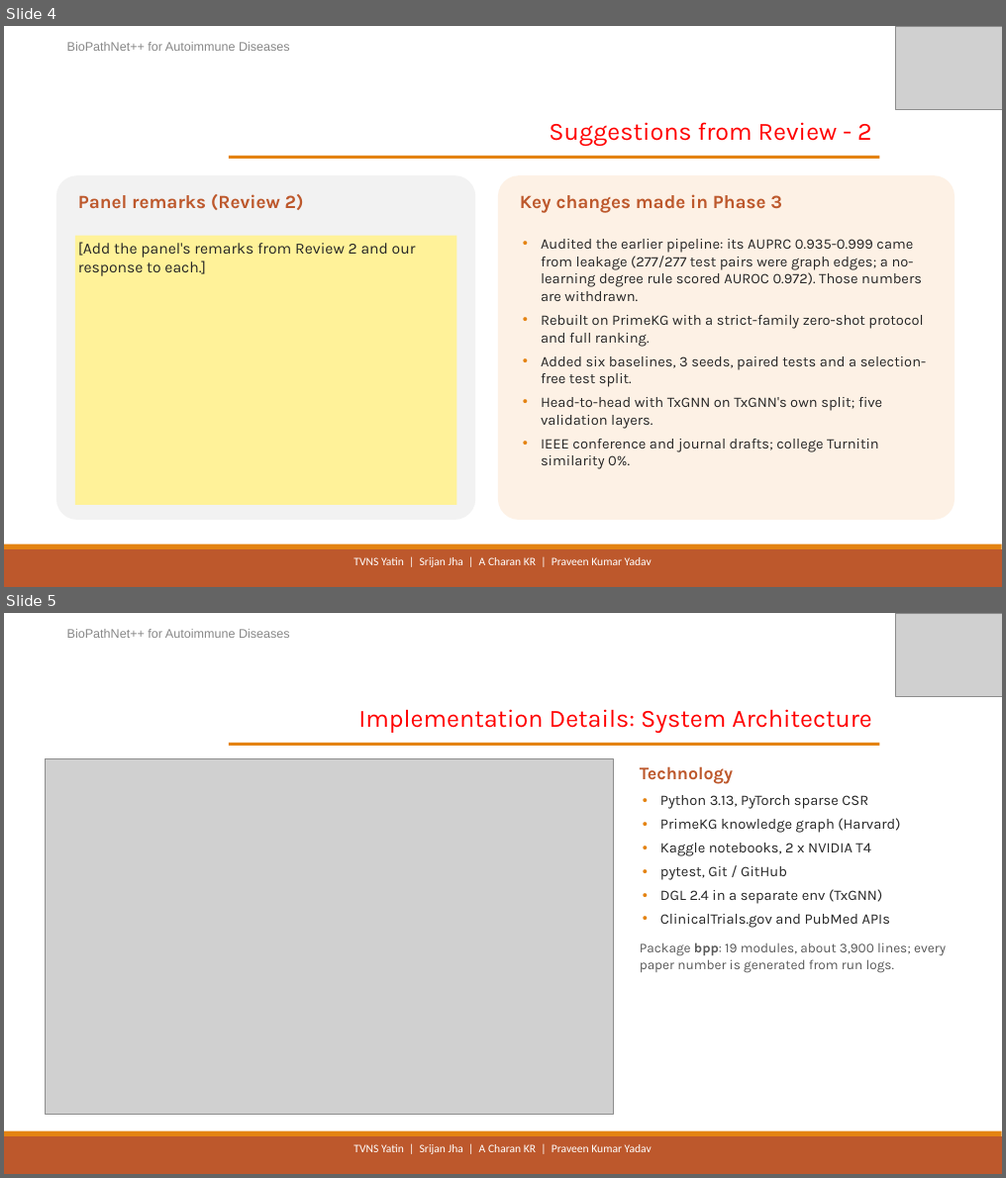
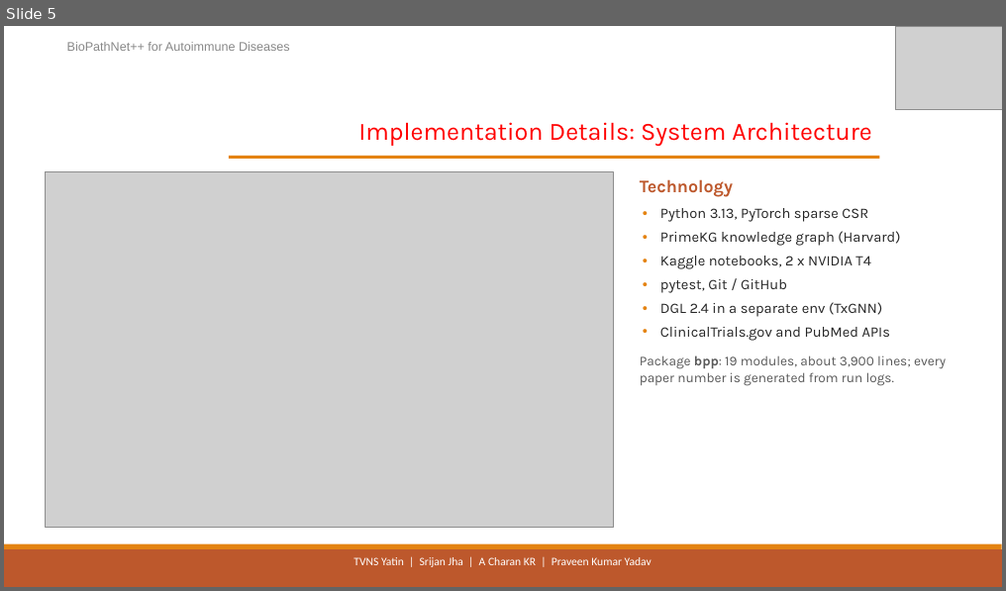
Before and after one commit to SaiYatin/Capstone_Drug_Repurposing_Project, a slide deck: outputs/capstone_review3/BioPathNet++_Review3.pptx. Shown one above the other, each under a label of ours: slides 4 and 5 before the commit, slide 5 after it. The pictures are 1006x1178 and 1006x591 pixels, drawn with LibreOffice and Linux fonts; fonts in the diff are those of the drawing; grey boxes stand for pictures. Boxes give left, top, right and bottom in pixels: in the first picture for what was removed or moved away, otherwise in the second. Text is boxed around its words. In the diff, an @@ line names an element or a change of style, - is before the commit and + after.

Commit message:
Review 3 deck: answer the panel's questions on where the numbers come from, how they are computed, why a drug ranks high and why they can be trusted
- four new slides (worked MRR example for myasthenia gravis from run results, path-vs-prior explanations, trust safeguards and limits)
- slide 4: panel remark -> response -> slide; 'known drug' wording; SmartCom submission and current paper status
- slide 1 unchanged

```diff
--- a/outputs/capstone_review3/BioPathNet++_Review3.pptx
+++ b/outputs/capstone_review3/BioPathNet++_Review3.pptx
@@ slide 4 removed at (x1=4, y1=26, x2=1002, y2=587), background #FFFFFF; not listed: 2 template elements that a slide beside it also shows @@
@@ text removed at (x1=67, y1=42, x2=290, y2=51) @@
-BioPathNet++ for Autoimmune Diseases
@@ picture removed at (x1=896, y1=26, x2=1002, y2=110) @@
@@ text removed at (x1=548, y1=122, x2=872, y2=147) @@
-Suggestions from Review - 2
@@ rectangle removed at (x1=229, y1=156, x2=880, y2=159) @@
@@ rounded rectangle removed at (x1=56, y1=175, x2=475, y2=520) @@
@@ text removed at (x1=78, y1=194, x2=304, y2=210) @@
-Panel remarks (Review 2)
@@ rounded rectangle removed at (x1=498, y1=175, x2=954, y2=520) @@
@@ text removed at (x1=520, y1=194, x2=782, y2=213) @@
-Key changes made in Phase 3
@@ rectangle removed at (x1=75, y1=236, x2=456, y2=505) @@
-[Add the panel's remarks from Review 2 and our response to each.]
@@ text removed at (x1=541, y1=239, x2=927, y2=470) @@
-• Audited the earlier pipeline: its AUPRC 0.935-0.999 came from leakage (277/277 test pairs were graph edges; a no-learning degree rule scored AUROC 0.972). Those numbers are withdrawn.
-• Rebuilt on PrimeKG with a strict-family zero-shot protocol and full ranking.
-• Added six baselines, 3 seeds, paired tests and a selection-free test split.
-• Head-to-head with TxGNN on TxGNN's own split; five validation layers.
-• IEEE conference and journal drafts; college Turnitin similarity 0%.
@@ text removed at (x1=353, y1=558, x2=651, y2=568) @@
-TVNS Yatin | Srijan Jha | A Charan KR | Praveen Kumar Yadav
```
Also in this commit, not shown: 6 slides changed, 5 slides added, 3 other files.
